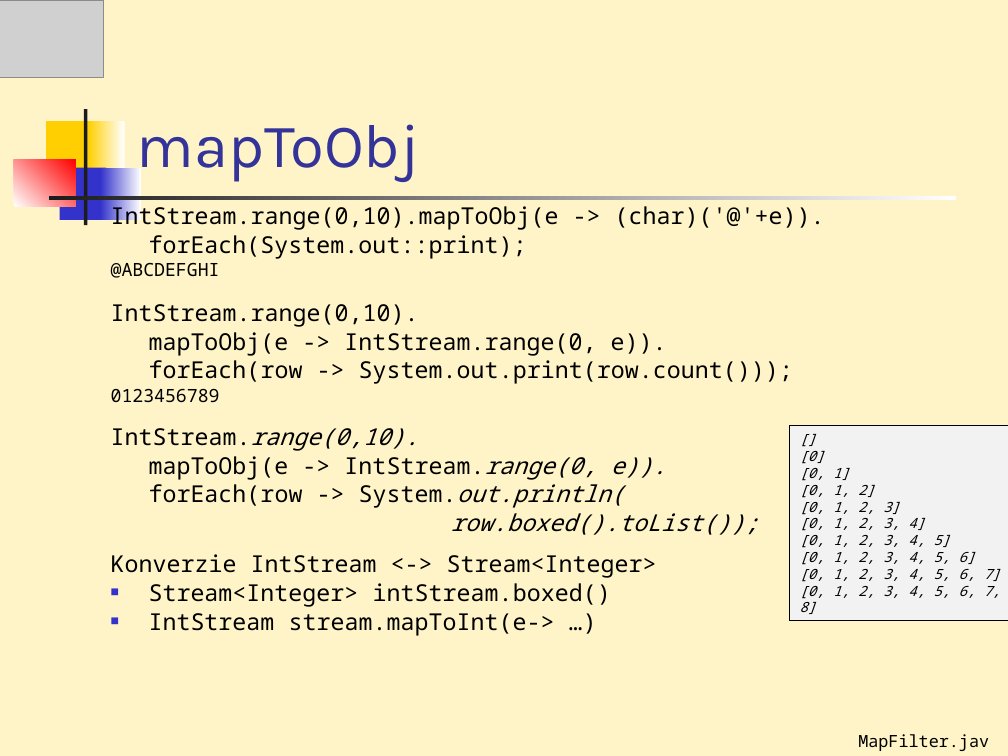
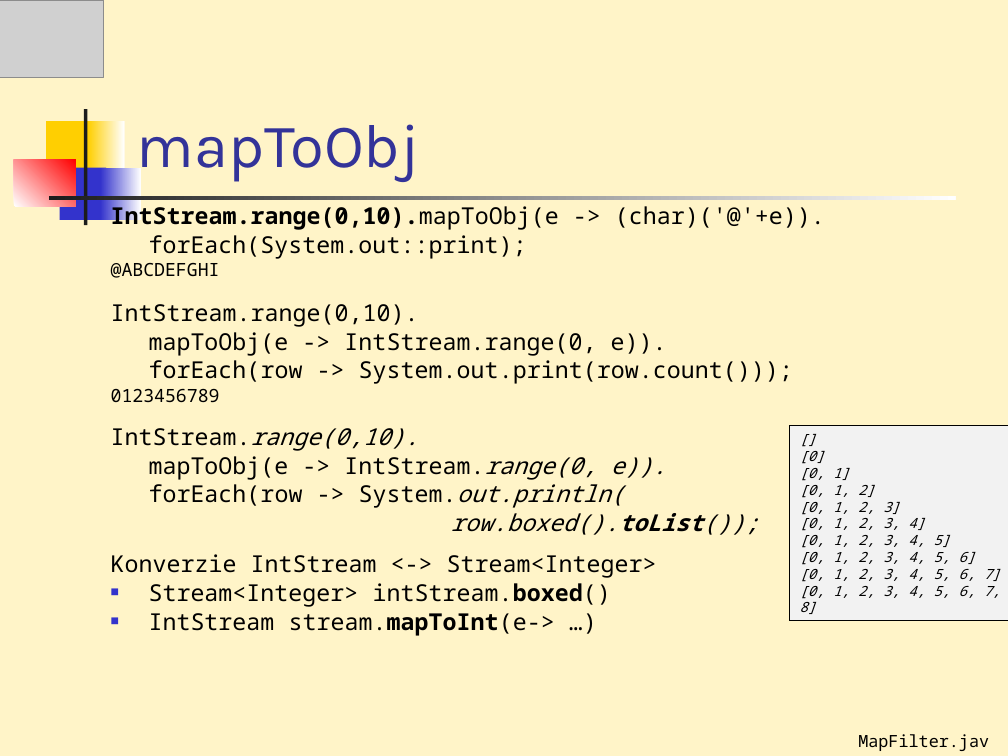
Before and after one commit to Programovanie4/Prednasky, a slide deck: slide 28 of 07/07_java.ppt (slide 27 before the commit). Drawn at 1008x756 pixels with LibreOffice and Linux fonts; fonts in the diff are those of the drawing; grey boxes stand for pictures. Boxes give left, top, right and bottom in pixels: in the first picture for what was removed or moved away, otherwise in the second. Text is boxed around its words. In the diff, an @@ line names an element or a change of style, - is before the commit and + after.

```diff
--- a/07/07_java.ppt
+++ b/07/07_java.ppt
@@ text at box(111, 203, 825, 636): bold on in "IntStream.range(0,10).mapToObj(e", "row.boxed().toList());", "intStream.boxed()", "stream.mapToInt(e->" @@
```
Also in this commit, not shown: 4 other slides changed, 1 slide added, 3 other files.
